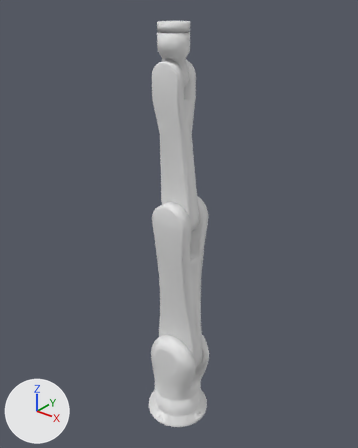
One commit to the COLLADA model models/ph-mpd-fcm/prod/scene/kuka.dae: the scene before it, then after it.
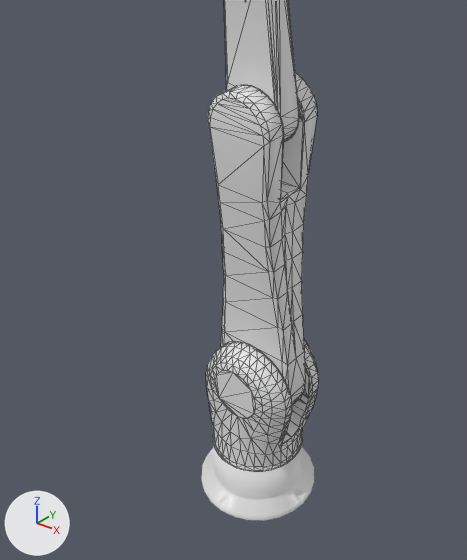
Each version appears first whole from a 50 mm lens placed at (7.94, -9.87, 12.99), pointed at (-0.16, 0.26, 6.71), and next in a close-up on the part from 12% to 80% of the width and 35% to 100% of the height. Every picture has the same lights, and +X, +Y and +Z are marked at lower left. The close-ups show mesh edges as thin lines.

Names of what the first close-up shows: 'kukaBase', 'link1', 'link2', 'link3'.
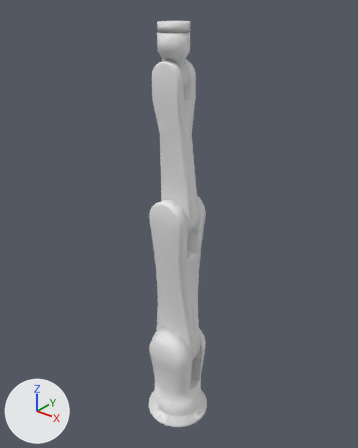
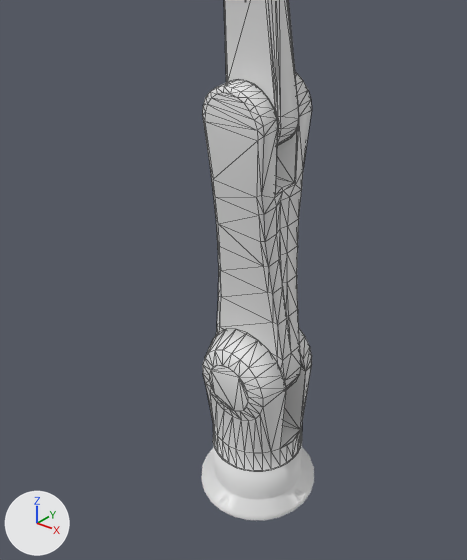
Changed parts and their boxes [x1, y1, x2, y2] in the close-ups (467 x 560 px):
'link2', moved: before [208, 73, 317, 405]; after [202, 72, 312, 389]
'link1', reshaped (8% taller): before [206, 340, 319, 471]; after [203, 329, 312, 471]
part 1 of me_circle_001, cut back: before [206, 340, 319, 470]; after [203, 329, 312, 470]

What changed in the scene script:
```text
Change me_circle_001:
    used by ob_link1; location = (0.0, 0.0, 0.88)
    remove me_circle_001.from_pydata(...)  # 436 vertices, 838 faces; spans x -0.78..0.94, y -0.78..0.78, z 0.0..2.22
    add me_circle_001.from_pydata(...)  # 206 vertices, 378 faces; spans x -0.8..0.8, y -0.78..0.78, z 0.0..2.41
    me_circle_001 part 1: 14 vertices moved from x -0.27..0.54, y -0.76..0.76, z 0.09..1.08 to x -0.29..0.54, y -0.75..0.75, z 0.39..1.25; 358 vertices removed from x -0.77..0.94, y -0.75..0.75, z 0.09..2.22; 128 vertices added at x -0.8..0.8, y -0.76..0.76, z 0.39..2.41
Change ob_link2:
    ob_link2.location: (0.1, 0.0, 2.38) -> (0.0, 0.0, 2.44)
```
